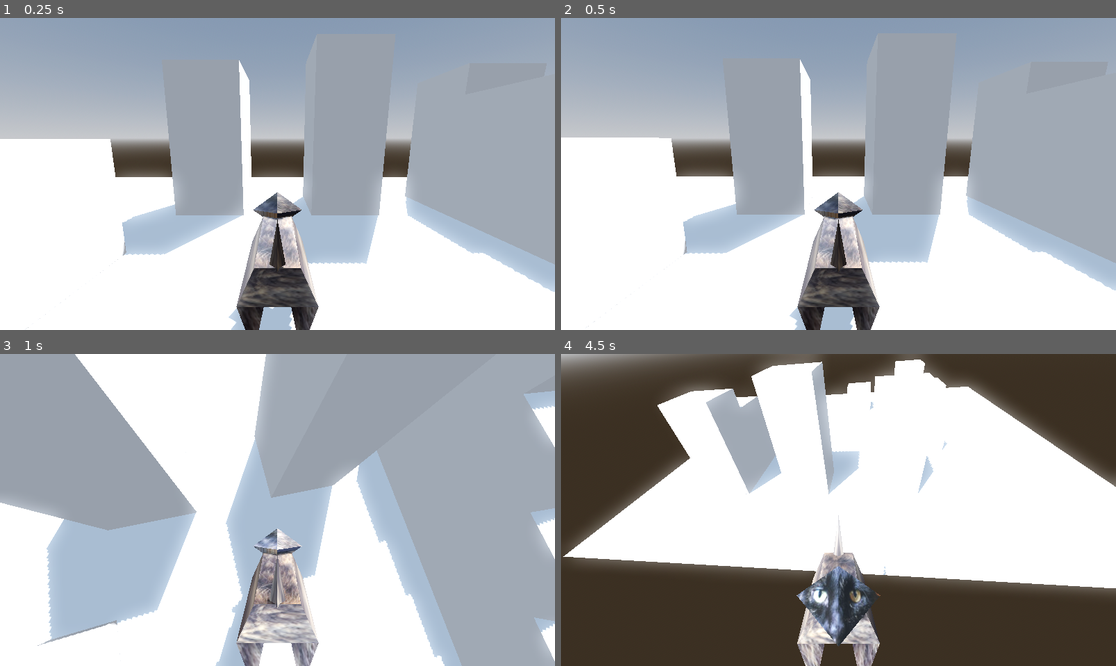
Above: before the commit, frames 1-4 (two rows, left to right).
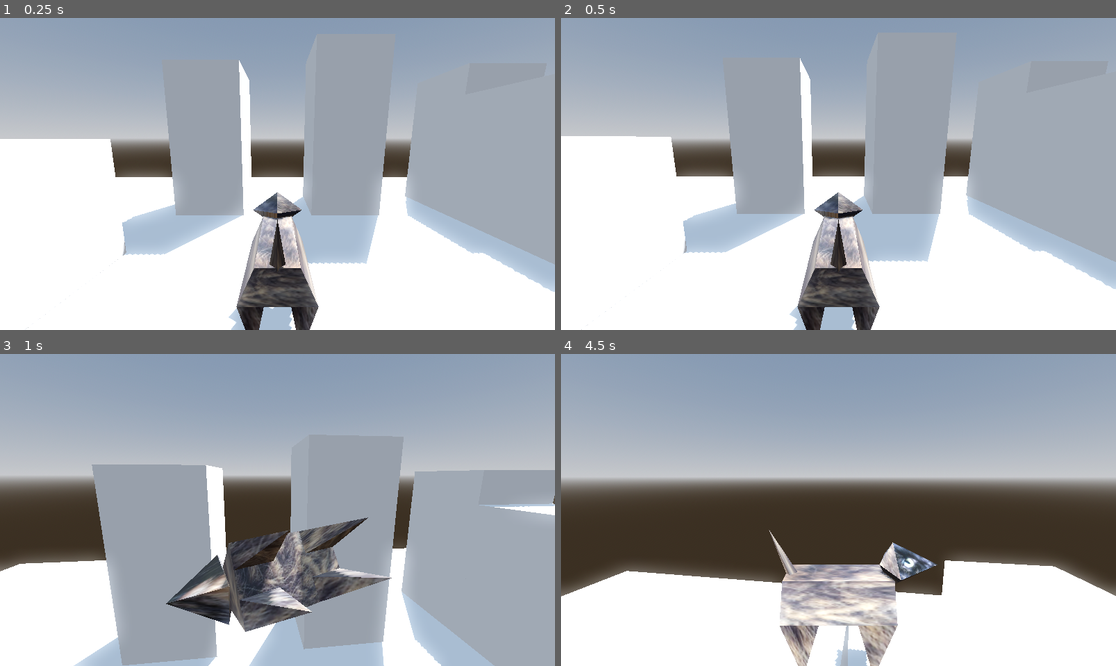
Above: after the commit, the same moments.

Repository: Grapes42/rosie
Game: Godot game, scene res://level.tscn
Same seed, same stepped clock (60 frames per second), same inputs: the game is played once before the commit and once after it.
Inputs (mouse positions are in pixels of both pictures, inside the frame that each line leads up to):
- Up to frame 1 (0.25 s): no input
- Up to frame 2 (0.5 s): no input
- Up to frame 3 (1 s): move the mouse to (305, 510) at 0.52 s; hold W (move_forward) from 0.53 s (still down); tap Q (pitch, bound only after the commit) at 0.6 s; tap Space (jump) at 0.77 s; tap R (yaw, bound only after the commit) at 0.8 s
- Up to frame 4 (4.5 s): keep holding W (move_forward); move the mouse to (810, 510) at 1.27 s; tap R (yaw, bound only after the commit) at 1.35, 2.3, 3.8, 4.35 s; tap Space (jump) at 1.52, 3.02, 3.77 s; tap Q (pitch, bound only after the commit) at 1.55, 3.05, 3.6 s; move the mouse to (849, 503) at 2.02 s; tap Tab (switch_camera, bound only after the commit) at 2.1 s; move the mouse to (832, 516) at 2.77 s; tap E (switch_camera, bound only before the commit) at 2.85 s; move the mouse to (877, 513) at 3.52 s; move the mouse to (794, 506) at 4.27 s

Frame 1 is identical in both runs. In frame 2, 0.5% of the frame differs, in the area x 0-100%, y 12-100%; in frame 3, 52%; in frame 4, 93%, in the area x 0-100%, y 0-100%.

Commit message:
commiting for player movement changes

Diff:
--- a/player.gd
+++ b/player.gd
@@ -7,8 +7,9 @@
 @onready var twist_pivot := $TwistPivot
 @onready var pitch_pivot := $TwistPivot/PitchPivot
 
-@onready var mesh := $MeshInstance3D
-@onready var collision := $CollisionShape3D
+@onready var mesh := $MeshPitch/MeshRoll/MeshInstance3D
+@onready var mesh_pitch := $MeshPitch
+@onready var mesh_roll := $MeshPitch/MeshRoll
 
 # Called when the node enters the scene tree for the first time.
 func _ready():
@@ -22,6 +23,21 @@
 
 	apply_central_force(twist_pivot.basis * input * 3000 * delta)
 
+	if Input.is_action_just_pressed("roll"):
+		for i in range(360/10):
+			mesh_roll.rotate_object_local(Vector3.RIGHT, deg_to_rad(10))
+			await get_tree().create_timer(0.001).timeout
+
+	if Input.is_action_just_pressed("pitch"):
+		for i in range(360/10):
+			mesh_pitch.rotate_object_local(Vector3.BACK, deg_to_rad(10))
+			await get_tree().create_timer(0.001).timeout
+
+	if Input.is_action_just_pressed("yaw"):
+		for i in range(360/10):
+			mesh_pitch.rotate_y(deg_to_rad(10))
+			await get_tree().create_timer(0.001).timeout
+
 	if Input.is_action_just_pressed("jump"):
 		apply_central_force(Vector3.UP * 1200)
 
@@ -32,8 +48,7 @@
 		Input.set_mouse_mode(Input.MOUSE_MODE_VISIBLE)
 
 	twist_pivot.rotate_y(twist_input)
-	mesh.rotate_y(twist_input)
-	collision.rotate_y(twist_input)
+	mesh_pitch.rotate_y(twist_input)
 	pitch_pivot.rotate_x(pitch_input)
 	pitch_pivot.rotation.x = clamp(pitch_pivot.rotation.x, deg_to_rad(-50), deg_to_rad(50))
 	twist_input = 0.0
--- a/player.tscn
+++ b/player.tscn
@@ -1,64 +1,15 @@
-[gd_scene load_steps=10 format=3 uid="uid://b5bmblvoro34k"]
+[gd_scene load_steps=4 format=3 uid="uid://b5bmblvoro34k"]
 
 [ext_resource type="Script" path="res://player.gd" id="1_h6h2v"]
 [ext_resource type="ArrayMesh" uid="uid://blaxba2fc5fxw" path="res://assets/models/car_Cube_001.res" id="2_443v7"]
 
-[sub_resource type="ConvexPolygonShape3D" id="ConvexPolygonShape3D_qyxys"]
-points = PackedVector3Array(1.04954, 0.993756, 0.166008, 0.771378, -0.414249, -0.746578, 0.766793, -0.207623, -0.752511, 1.96836, 0.357467, -0.0455554, 0.766793, -0.419914, 0.802443, 1.12023, 0.357467, -0.964656, 1.04954, 0.357467, 1.01459, 1.04954, -0.419914, 0.802443, 1.04954, -0.419914, -0.752511, 1.04954, 1.06452, -0.0455554, 0.766793, 0.0749945, 0.590298, 1.96836, 0.216376, -0.0455554, 1.89755, 0.357467, 0.166008, 0.766793, 0.0749945, -0.611081, 1.19092, -0.419914, -0.0455554, 0.908168, 0.357467, -0.823226, 0.978855, 0.357467, 1.01459, 1.2616, 0.923138, 0.0954871, 1.33229, 0.85223, -0.116077, 1.61481, 0.216376, -0.469845, 1.89755, 0.216376, 0.166008, 1.04954, 0.216376, 1.01459, 1.12023, 0.216376, -0.964656, 0.857707, 0.472133, 0.0249659, 1.61481, 0.357467, -0.469845, 1.12023, 0.498848, 0.802443, 0.908168, 0.42823, 0.731728, 1.89755, 0.145613, -0.0455554, 1.12023, 0.42823, -0.893941, 1.04954, 0.498848, -0.823226, 1.19092, 0.993756, -0.0455554, 1.04954, 1.06452, 0.0249659)
-
-[sub_resource type="ConvexPolygonShape3D" id="ConvexPolygonShape3D_gjxya"]
-points = PackedVector3Array(0.201177, 0.0748976, -0.611054, 0.766675, -0.349199, 0.802374, 0.744175, -0.400226, 0.740511, 0.766675, -0.207769, -0.752442, 0.202617, -0.418654, -0.748484, 0.201177, -0.349199, 0.802374, 0.732735, 0.0452, 0.522365, 0.201177, 0.00418264, 0.660986, 0.766675, 0.0748976, -0.611054, 0.765236, -0.418654, -0.748484, 0.766675, 0.00418264, 0.660986, 0.223677, -0.400226, 0.740511, 0.235117, 0.0452, 0.522365, 0.201177, -0.207769, -0.752442)
-
-[sub_resource type="ConvexPolygonShape3D" id="ConvexPolygonShape3D_gg8jr"]
-points = PackedVector3Array(0.766565, -2.89377, 0.590354, 0.237964, -0.920593, 0.965645, 0.20126, -0.419914, -0.116409, 1.04942, -0.419914, -0.116409, 0.165828, -1, -0.163656, 1.04942, -0.419914, 0.802471, 0.625342, -3.03534, 0.731728, 1.04942, -1.05611, -0.116409, 1.04942, -1.19768, 1.01459, 0.225917, -0.495947, 0.781924, 0.20126, -1.05611, 1.01459, 0.625342, -3.03534, 0.590354, 0.342649, -1.33926, 1.01459, 1.04942, -0.490829, 0.873103, 1.04942, -1.19768, 0.307826, 0.766565, -2.89377, 0.731728, 0.55469, -2.75219, 0.731728, 0.695912, -3.03534, 0.590354, 0.695912, -3.03534, 0.731728, 0.55469, -2.75219, 0.590354)
-
-[sub_resource type="ConvexPolygonShape3D" id="ConvexPolygonShape3D_7p6wo"]
-points = PackedVector3Array(0.978606, -1.26834, -1.03534, 1.08016, -0.325122, -0.0831969, 1.04942, -0.419914, -0.823171, 0.20126, -0.419914, -0.116499, 0.695912, -3.03534, -0.611088, 0.20126, -1.05611, -1.03534, 0.165828, -1, -0.0781137, 1.04942, -1.05611, -0.116499, 0.625342, -2.96443, -0.752477, 0.239933, -0.539168, -0.800624, 1.04942, -1.19768, -1.03534, 0.766565, -2.89377, -0.752477, 0.55469, -2.75219, -0.611088, 0.342649, -1.26834, -1.03534, 1.04942, -1.19768, -0.328581, 0.766565, -2.89377, -0.611088, 0.625342, -3.03534, -0.611088, 0.55469, -2.75219, -0.752477, 0.695912, -2.96443, -0.752477)
-
-[sub_resource type="ConvexPolygonShape3D" id="ConvexPolygonShape3D_q0ysh"]
-points = PackedVector3Array(-1.07096, 0.781715, 0.16634, -1.35394, 1.27642, -0.0457214, -1.28316, 0.993694, -0.116381, 0.201177, 0.075036, -0.257783, -0.981781, -1, -0.248433, 0.166894, -1, 0.156991, -0.981781, -1, 0.156991, 0.201177, 0.075036, 0.16634, 0.166894, -1, -0.248433, -1.28316, 1.48864, 0.0249382, -1.00048, 0.145779, -0.257783, -1.28316, 1.48864, -0.0457214, -1.28316, 1.27642, 0.0956393, -1.28316, 1.13518, -0.116381, -1.28316, 0.993694, 0.0956393, -1.14174, 0.781715, 0.16634, -1.21253, 1.27642, 0.0956393, -1.35394, 1.27642, 0.0249382, -1.14174, 1.13518, -0.116381, -1.35394, 1.48864, 0.0249382, -1.35394, 1.48864, -0.0457214)
-
-[sub_resource type="ConvexPolygonShape3D" id="ConvexPolygonShape3D_bt5g7"]
-points = PackedVector3Array(0.201177, 0.0748975, -0.611254, -0.916246, -1.48022, -0.919971, -0.71773, -2.96441, -0.752567, -0.989033, 0.0452, -0.265282, 0.280695, -1, -0.206421, 0.201177, -1.05613, -1.03519, -1.00051, -0.207935, -0.752567, -1.00051, -1.05613, -0.257859, -0.646918, -3.03534, -0.611254, 0.189703, 0.0452, -0.265282, -0.932169, -0.979165, -0.990986, -1.00051, 0.0748975, -0.611254, -0.364377, -1.26833, -1.03519, -0.788307, -2.68188, -0.54056, -0.576224, -2.89378, -0.752567, 0.201177, -0.207935, -0.752567, -0.788307, -2.75251, -0.752567, -0.646918, -2.96441, -0.752567, -0.71773, -3.03534, -0.611254, -0.788307, -2.75251, -0.611254, -0.576224, -2.89378, -0.611254)
-
-[sub_resource type="ConvexPolygonShape3D" id="ConvexPolygonShape3D_frlii"]
-points = PackedVector3Array(0.201177, 0.00373304, 0.661124, -1.00051, 0.00373304, 0.661124, 0.307611, -1, 0.0912108, -1.00051, 0.286634, 0.166341, 0.201177, -1.05633, 1.01459, -0.646918, -3.03534, 0.590464, -1.00051, -1.05633, 0.166341, 0.189109, 0.0452, 0.174859, -0.925161, -0.910787, 0.961403, -0.71773, -3.03534, 0.731701, -0.364377, -1.33924, 1.01459, -1.00051, -1.33924, 0.307743, -0.576224, -2.89357, 0.731701, -0.922295, -1.46628, 0.897845, -0.788307, -2.75212, 0.590464, -0.929813, 0.286634, 0.237083, -0.898341, -1.34521, 0.942471, -0.71773, -3.03534, 0.590464, -0.788307, -2.75212, 0.731701, -0.646918, -3.03534, 0.731701, -0.929813, 0.286634, 0.166341)
+[sub_resource type="BoxShape3D" id="BoxShape3D_rrjjg"]
+size = Vector3(3.25439, 3.99902, 1.99951)
 
 [node name="Player" type="RigidBody3D"]
 gravity_scale = 2.0
+lock_rotation = true
 script = ExtResource("1_h6h2v")
-
-[node name="MeshInstance3D" type="MeshInstance3D" parent="."]
-transform = Transform3D(-3.49691e-08, 0, 0.5, 0, 0.5, 0, -0.8, 0, -2.18557e-08, 0, 0, 0)
-mesh = ExtResource("2_443v7")
-
-[node name="@CollisionShape3D@19333" type="CollisionShape3D" parent="."]
-transform = Transform3D(-3.49691e-08, 0, 0.5, 0, 0.5, 0, -0.8, 0, -2.18557e-08, 0, 0, 0)
-shape = SubResource("ConvexPolygonShape3D_qyxys")
-
-[node name="@CollisionShape3D@19332" type="CollisionShape3D" parent="."]
-transform = Transform3D(-3.49691e-08, 0, 0.5, 0, 0.5, 0, -0.8, 0, -2.18557e-08, 0, 0, 0)
-shape = SubResource("ConvexPolygonShape3D_gjxya")
-
-[node name="@CollisionShape3D@19331" type="CollisionShape3D" parent="."]
-transform = Transform3D(-3.49691e-08, 0, 0.5, 0, 0.5, 0, -0.8, 0, -2.18557e-08, 0, 0, 0)
-shape = SubResource("ConvexPolygonShape3D_gg8jr")
-
-[node name="@CollisionShape3D@19330" type="CollisionShape3D" parent="."]
-transform = Transform3D(-3.49691e-08, 0, 0.5, 0, 0.5, 0, -0.8, 0, -2.18557e-08, 0, 0, 0)
-shape = SubResource("ConvexPolygonShape3D_7p6wo")
-
-[node name="@CollisionShape3D@19329" type="CollisionShape3D" parent="."]
-transform = Transform3D(-3.49691e-08, 0, 0.5, 0, 0.5, 0, -0.8, 0, -2.18557e-08, 0, 0, 0)
-shape = SubResource("ConvexPolygonShape3D_q0ysh")
-
-[node name="@CollisionShape3D@19328" type="CollisionShape3D" parent="."]
-transform = Transform3D(-3.49691e-08, 0, 0.5, 0, 0.5, 0, -0.8, 0, -2.18557e-08, 0, 0, 0)
-shape = SubResource("ConvexPolygonShape3D_bt5g7")
-
-[node name="CollisionShape3D" type="CollisionShape3D" parent="."]
-transform = Transform3D(-3.49691e-08, 0, 0.5, 0, 0.5, 0, -0.8, 0, -2.18557e-08, 0, 0, 0)
-shape = SubResource("ConvexPolygonShape3D_frlii")
 
 [node name="TwistPivot" type="Node3D" parent="."]
 transform = Transform3D(1, 0, 0, 0, 1, 0, 0, 0, 1, 0, 1, 0)
@@ -68,3 +19,16 @@
 
 [node name="Camera3D" type="Camera3D" parent="TwistPivot/PitchPivot"]
 transform = Transform3D(1, 0, 0, 0, 1, 0, 0, 0, 1, 0, 0, 3)
+
+[node name="MeshPitch" type="Node3D" parent="."]
+
+[node name="MeshRoll" type="Node3D" parent="MeshPitch"]
+
+[node name="MeshInstance3D" type="MeshInstance3D" parent="MeshPitch/MeshRoll"]
+transform = Transform3D(-3.49691e-08, 0, 0.5, 0, 0.5, 0, -0.8, 0, -2.18557e-08, 0, 0, 0)
+mesh = ExtResource("2_443v7")
+skeleton = NodePath("../../..")
+
+[node name="CollisionShape3D" type="CollisionShape3D" parent="."]
+transform = Transform3D(-3.49691e-08, 0, 0.5, 0, 0.5, 0, -0.8, 0, -2.18557e-08, 0.00476073, -0.490479, -0.231055)
+shape = SubResource("BoxShape3D_rrjjg")
--- a/project.godot
+++ b/project.godot
@@ -50,7 +50,22 @@
 }
 switch_camera={
 "deadzone": 0.5,
+"events": [Object(InputEventKey,"resource_local_to_scene":false,"resource_name":"","device":-1,"window_id":0,"alt_pressed":false,"shift_pressed":false,"ctrl_pressed":false,"meta_pressed":false,"pressed":false,"keycode":0,"physical_keycode":4194306,"key_label":0,"unicode":0,"echo":false,"script":null)
+]
+}
+roll={
+"deadzone": 0.5,
 "events": [Object(InputEventKey,"resource_local_to_scene":false,"resource_name":"","device":-1,"window_id":0,"alt_pressed":false,"shift_pressed":false,"ctrl_pressed":false,"meta_pressed":false,"pressed":false,"keycode":0,"physical_keycode":69,"key_label":0,"unicode":101,"echo":false,"script":null)
+]
+}
+pitch={
+"deadzone": 0.5,
+"events": [Object(InputEventKey,"resource_local_to_scene":false,"resource_name":"","device":-1,"window_id":0,"alt_pressed":false,"shift_pressed":false,"ctrl_pressed":false,"meta_pressed":false,"pressed":false,"keycode":0,"physical_keycode":81,"key_label":0,"unicode":113,"echo":false,"script":null)
+]
+}
+yaw={
+"deadzone": 0.5,
+"events": [Object(InputEventKey,"resource_local_to_scene":false,"resource_name":"","device":-1,"window_id":0,"alt_pressed":false,"shift_pressed":false,"ctrl_pressed":false,"meta_pressed":false,"pressed":false,"keycode":0,"physical_keycode":82,"key_label":0,"unicode":114,"echo":false,"script":null)
 ]
 }
 
